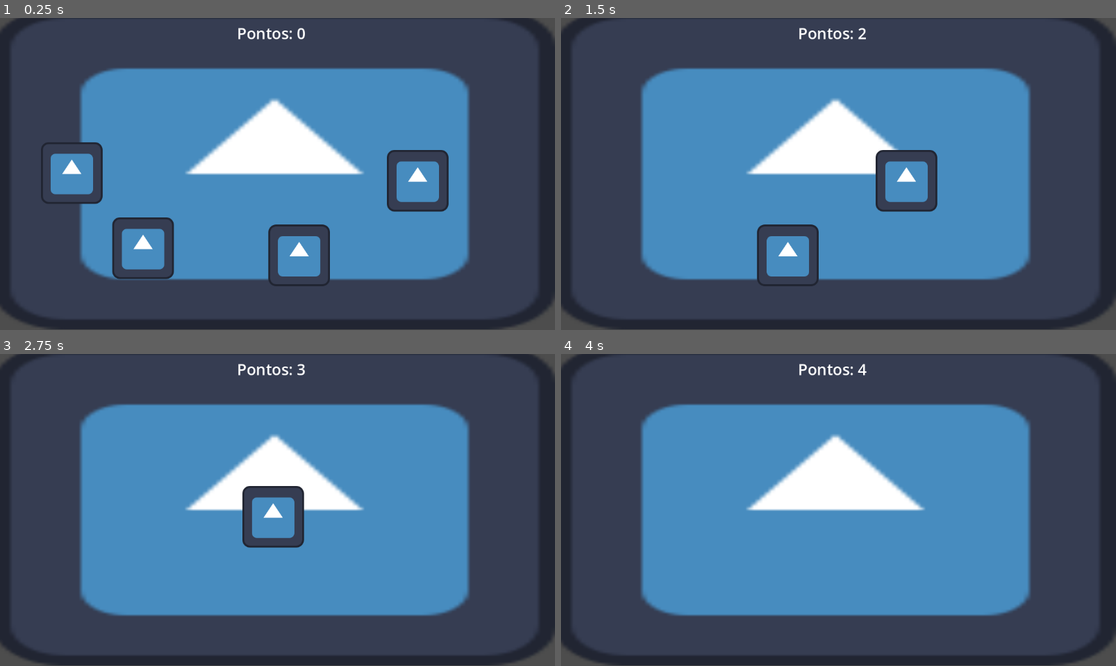
Above: before the commit, frames 1-4 (two rows, left to right).
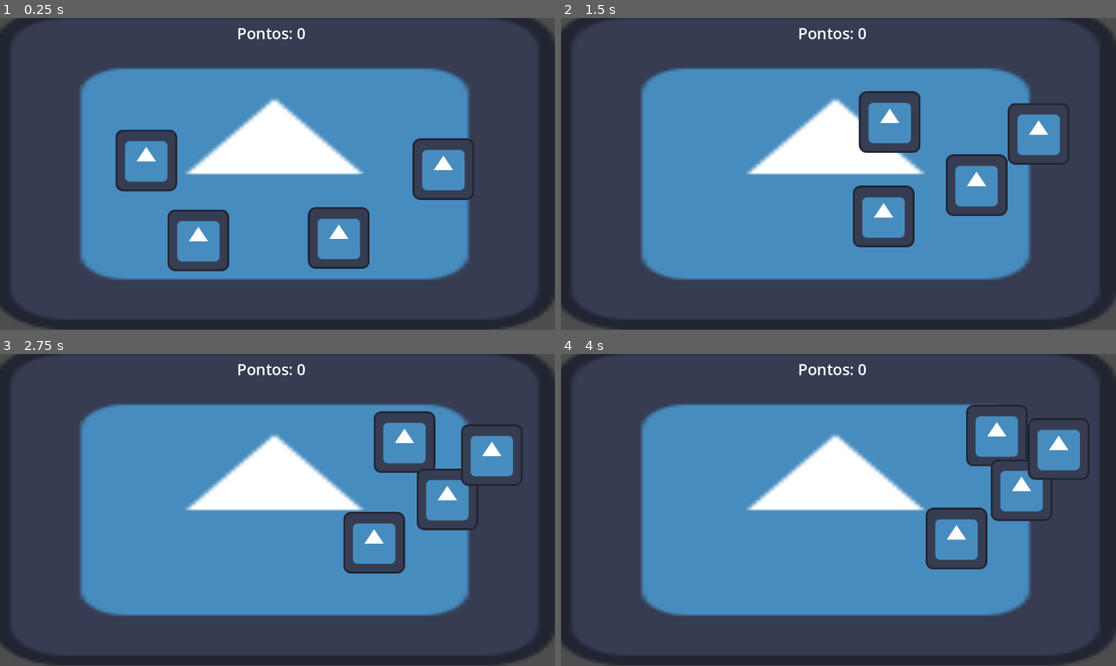
Above: after the commit, the same moments.

Repository: SrDoppelganger/felpoJam
Game: Godot game, scene res://scenes/main.tscn
The game is run twice, just before and just after one commit, with the same random seed, the same clock (stepped at 60 frames per second) and the same inputs. The engine's default icon, where the game draws it, is replaced by a stand-in: a white triangle on a blue panel in a dark square.
Inputs (mouse positions are in pixels of both pictures, inside the frame that each line leads up to):
- Up to frame 1 (0.25 s): no input
- Up to frame 2 (1.5 s): move the mouse to (616, 174) at 0.52 s; click (616, 174) at 0.6 s; move the mouse to (644, 248) at 1.27 s; click (644, 248) at 1.35 s
- Up to frame 3 (2.75 s): move the mouse to (199, 591) at 2.02 s; click (199, 591) at 2.1 s
- Up to frame 4 (4 s): move the mouse to (832, 516) at 2.77 s; click (832, 516) at 2.85 s; move the mouse to (1005, 556) at 3.52 s; click (1005, 556) at 3.6 s

The runs differ from the first frame. In frame 1, 9.5% of the frame differs, in the area x 7-86%, y 35-86%; in frame 2, 7.8%; in frame 3, 6.7%; in frame 4, 4.9%.

Commit message:
added random moving targets

Diff:
--- a/Scripts/arquivo_script/arquivo.gd
+++ b/Scripts/arquivo_script/arquivo.gd
@@ -1,13 +1,20 @@
 extends Node2D
+@onready var area_2d: Area2D = $Area2D
 
-const SPEED = 2;
-var velocity = Vector2()
+const SPEED = 0.7;
+var velocity: Vector2;
+var target_position: Vector2;
 
 func _ready() -> void:
-	velocity = Vector2(-SPEED, 0)
+	var target_x = randf_range(20, 1122);
+	var target_y = randf_range(150, 625);
+
+	target_position = Vector2(target_x, target_y);
 
 func _process(delta: float) -> void:
+	velocity = (target_position - position) * SPEED * delta
 	translate(velocity)
+
 
 func _on_area_2d_mouse_entered() -> void:
 	print("MOUSE!");
--- a/Scripts/main_script.gd
+++ b/Scripts/main_script.gd
@@ -10,3 +10,6 @@
 # Called every frame. 'delta' is the elapsed time since the previous frame.
 func _process(delta: float) -> void:
 	score.text = "Pontos: " + str(GlobalScript.score);
+	var mouseLocation = get_global_mouse_position();
+	if Input.is_action_just_pressed("click"):
+		print(mouseLocation);
--- a/project.godot
+++ b/project.godot
@@ -19,6 +19,14 @@
 
 GlobalScript="*uid://bwbn45ld7r5hk"
 
+[input]
+
+click={
+"deadzone": 0.2,
+"events": [Object(InputEventMouseButton,"resource_local_to_scene":false,"resource_name":"","device":-1,"window_id":0,"alt_pressed":false,"shift_pressed":false,"ctrl_pressed":false,"meta_pressed":false,"button_mask":1,"position":Vector2(115, 8),"global_position":Vector2(122, 45),"factor":1.0,"button_index":1,"canceled":false,"pressed":true,"double_click":false,"script":null)
+]
+}
+
 [physics]
 
 3d/physics_engine="Jolt Physics"
--- a/scenes/arquivo.tscn
+++ b/scenes/arquivo.tscn
@@ -2,6 +2,7 @@
 
 [ext_resource type="Script" uid="uid://bsg3xqo2uos81" path="res://Scripts/arquivo_script/arquivo.gd" id="1_1tye2"]
 [ext_resource type="Texture2D" uid="uid://b5l7d7el03p6r" path="res://icon.svg" id="1_anmjr"]
+[ext_resource type="AudioStream" uid="uid://dbr24nivwhwlc" path="res://assets/sons/stamp.ogg" id="3_mlcnj"]
 
 [sub_resource type="RectangleShape2D" id="RectangleShape2D_1tye2"]
 size = Vector2(135, 133)
@@ -18,6 +19,9 @@
 position = Vector2(-0.5, -0.5)
 shape = SubResource("RectangleShape2D_1tye2")
 
+[node name="carimbado" type="AudioStreamPlayer" parent="." unique_id=1354186167]
+stream = ExtResource("3_mlcnj")
+
 [connection signal="input_event" from="Area2D" to="." method="_on_area_2d_input_event"]
 [connection signal="mouse_entered" from="Area2D" to="." method="_on_area_2d_mouse_entered"]
 [connection signal="mouse_exited" from="Area2D" to="." method="_on_area_2d_mouse_exited"]
